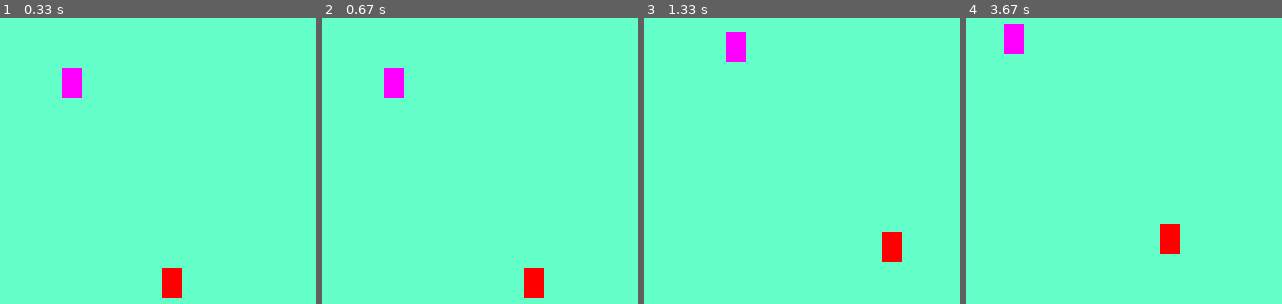
Above: before the commit, frames 1-4 (left to right).
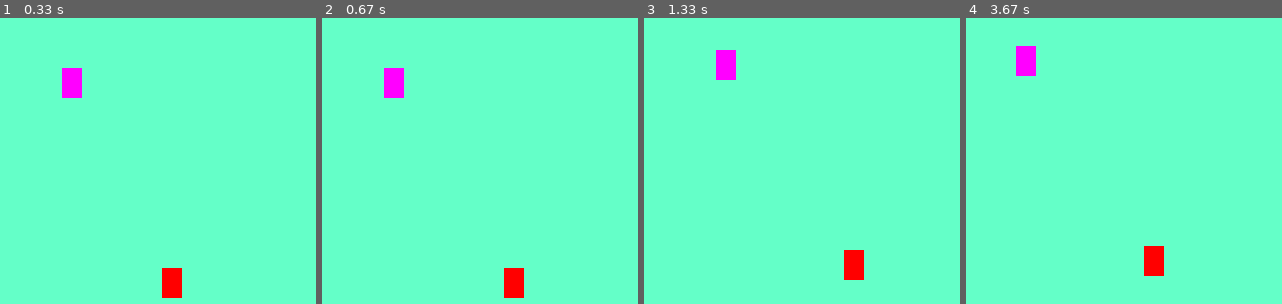
Above: after the commit, the same moments.

Repository: SSSajid777/pygame
Game: pygame game, started from car_game.py
The game is run twice, just before and just after one commit, with the same random seed, the same clock (stepped at 60 frames per second) and the same inputs.
Inputs:
- Up to frame 1 (0.33 s): no input
- Up to frame 2 (0.67 s): hold Right from 0.33 s (still down)
- Up to frame 3 (1.33 s): release Right at 0.8 s; hold Up 0.83-1.13 s; hold W 0.83-1.13 s; hold Right from 1.17 s (still down); hold D from 1.17 s (still down)
- Up to frame 4 (3.67 s): release Right at 1.63 s; release D at 1.63 s; hold Left 1.67-2.2 s; hold A 1.67-2.2 s; hold Down 2.23-2.53 s; hold S 2.23-2.53 s; hold Left 2.57-2.97 s; hold A 2.57-2.97 s; hold Up 3-3.37 s; hold W 3-3.37 s; hold Right from 3.4 s (still down); hold D from 3.4 s (still down)

Frame 1 is identical in both runs. In frame 2, 1.3% of the frame differs, in the area x 57-71%, y 87-98%; in frame 3, 2.4%; in frame 4, 2.4%, in the area x 12-68%, y 2-91%.

Commit message:
Update car_game.py

Diff:
--- a/car_game.py
+++ b/car_game.py
@@ -66,6 +66,6 @@
 
     #Createa a clock
     clock=pygame.time.Clock()
-    clock.tick(1000)
+    clock.tick(60)
 
 pygame.quit() #Quits pygame properly
